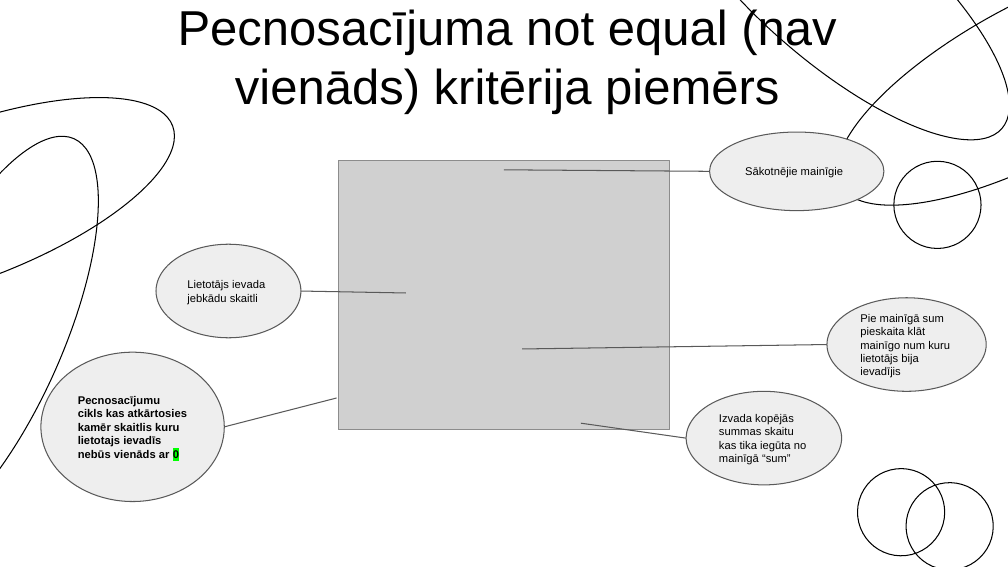
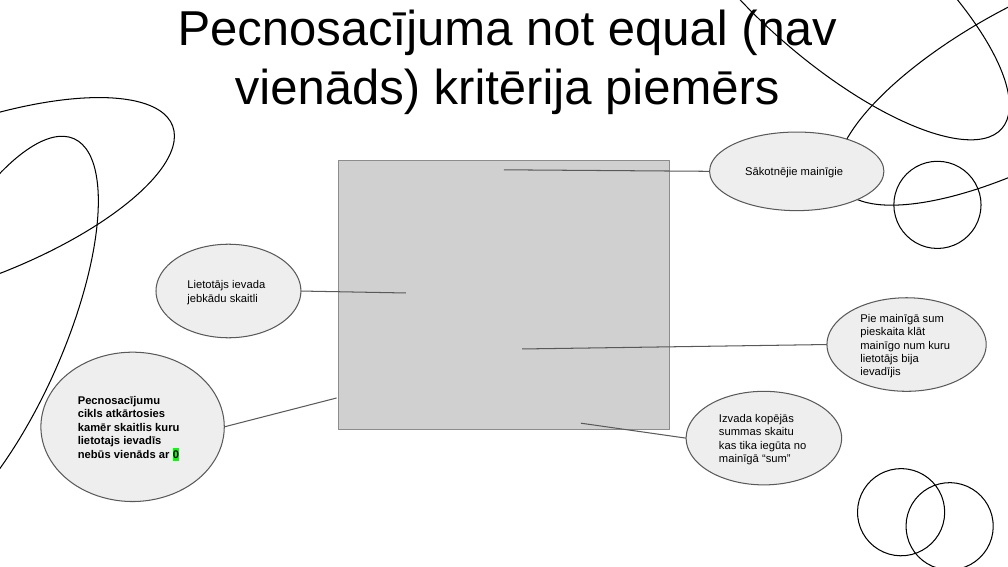
Before and after one commit to Siksna/2PT1_Eksamens, a slide deck: slide 5 of Pecnosacījumu_MācībuMaterials.pptx. Drawn at 1008x567 pixels with LibreOffice and Linux fonts; fonts in the diff are those of the drawing; grey boxes stand for pictures. Boxes give left, top, right and bottom in pixels: in the first picture for what was removed or moved away, otherwise in the second. Text is boxed around its words. In the diff, an @@ line names an element or a change of style, - is before the commit and + after.

```diff
--- a/Pecnosacījumu_MācībuMaterials.pptx
+++ b/Pecnosacījumu_MācībuMaterials.pptx
@@ text in ellipse at (78, 396, 179, 460): text changed @@
-Pecnosacījumu cikls kas atkārtosies kamēr skaitlis kuru lietotajs ievadīs nebūs vienāds ar 0
+Pecnosacījumu cikls atkārtosies kamēr skaitlis kuru lietotajs ievadīs nebūs vienāds ar 0
```
Also in this commit, not shown: 6 other slides changed, 3 slides added, 3 slides removed, 1 other file.
